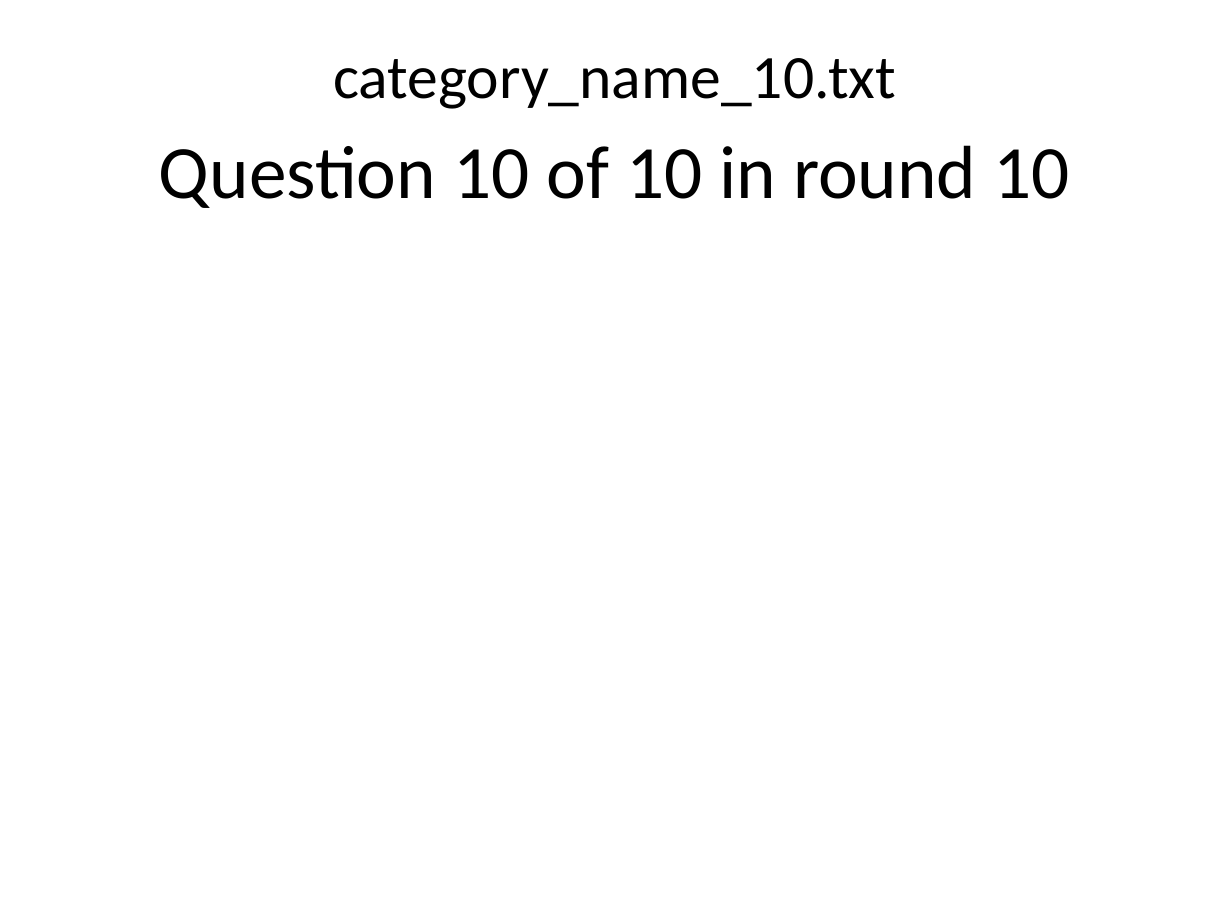
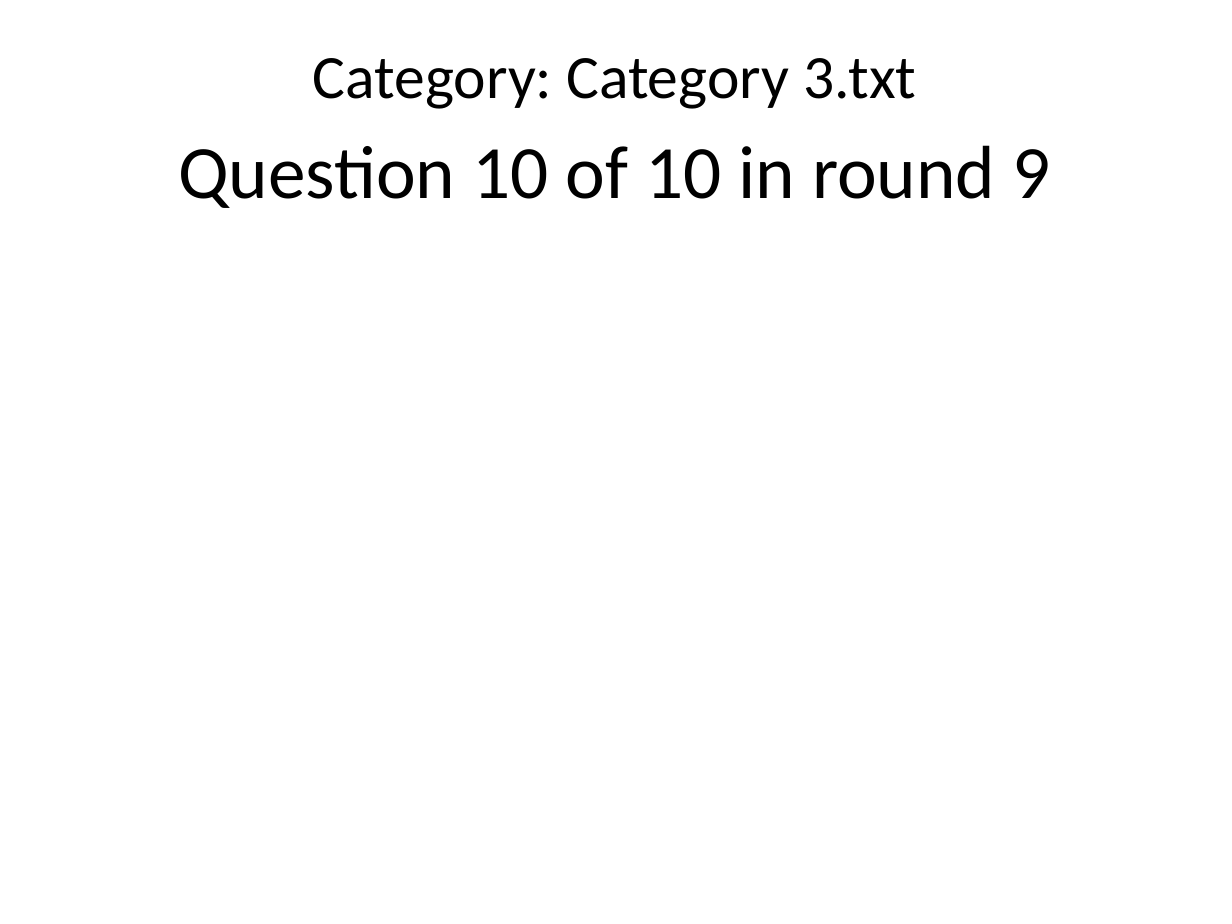
Before and after one commit to Maryville-SP2018-ISYS-320-1M/trivia-night-creator-bwilliams8, a slide deck: slide 119 of TriviaNight.pptx. Drawn at 1232x924 pixels with LibreOffice and Linux fonts; fonts in the diff are those of the drawing. Boxes give left, top, right and bottom in pixels: in the first picture for what was removed or moved away, otherwise in the second. Text is boxed around its words. In the diff, an @@ line names an element or a change of style, - is before the commit and + after.

```diff
--- a/TriviaNight.pptx
+++ b/TriviaNight.pptx
@@ text at (x1=313, y1=58, x2=916, y2=109): text changed @@
-category_name_10.txt
+Category: Category 3.txt
@@ text at (x1=178, y1=145, x2=1050, y2=208): text changed @@
-Question 10 of 10 in round 10
+Question 10 of 10 in round 9
```
Also in this commit, not shown: 99 other slides changed, 12 other files.
